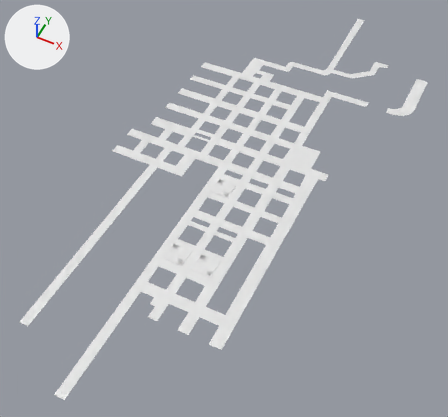
The FBX model Assets/FBX/meshes/road_m.fbx, before and after one commit.
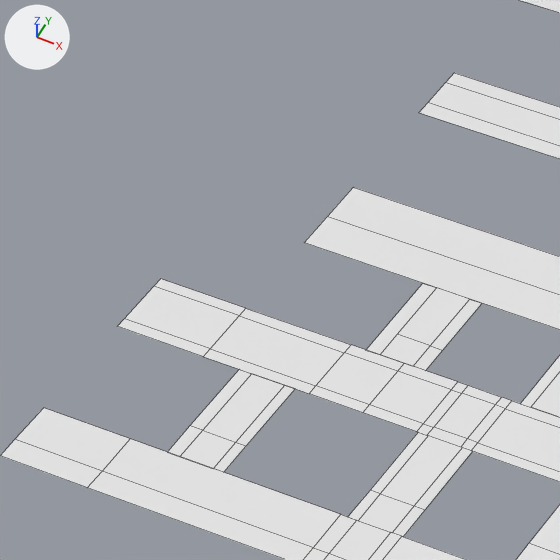
Each version is shown whole from a camera (50 mm lens) standing at (135.0, -354.0, 318.0) and looking at (-2.0, -80.0, -25.0), then close up on the part from 25% to 41% of the width and 22% to 39% of the height. The axes (+X, +Y, +Z) are drawn at upper left. The lights are the same throughout. The older version's two pictures come first. The close-ups show mesh edges as thin lines. Where no turn or scale is listed for an object, it has been applied to the vertices. Vertices at exactly the same position are counted once.

Objects in the first close-up: 'road_mesh_setup'.
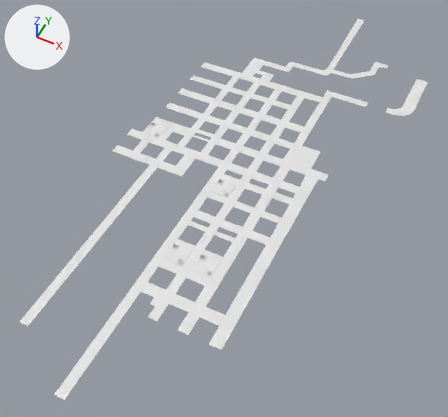
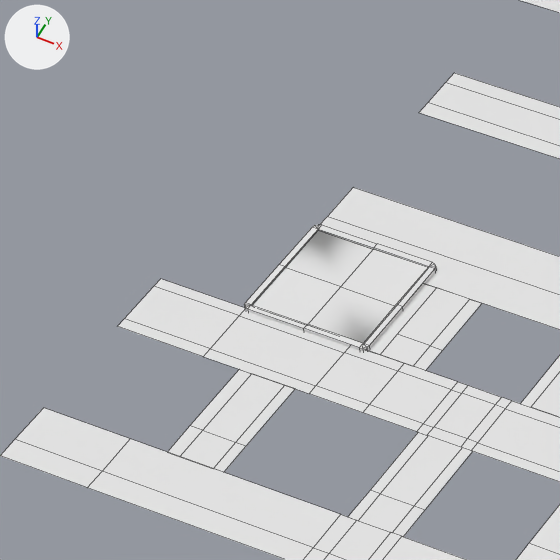
What differs and where, as boxes [x1, y1, x2, y2] in the close-ups (560 x 560 px):
part 1 of me_plane_139, added: after [244, 225, 436, 351]

Diff of the bpy script that builds the scene:
```diff
--- a/Assets/FBX/meshes/road_m.fbx.py
+++ b/Assets/FBX/meshes/road_m.fbx.py
@@ me_plane_139 @@
 # used by ob_road_mesh_setup; location = (0.25, 0.0, 0.0)
-me_plane_139.from_pydata(...)  # 2248 vertices, 1831 faces; spans x -93.0..97.0, y -262.0..171.0, z 0.0..1.0
+me_plane_139.from_pydata(...)  # 2309 vertices, 1883 faces; spans x -93.0..97.0, y -262.0..171.0, z 0.0..1.0
+# me_plane_139 part 1: the loose piece of 61 vertices spanning x -8.0..6.0, y -90.0..-76.0, z 0.0..1.0 is copied, and the copy is moved by (-75.0, 32.0, 0.0); it spans x -83.0..-69.0, y -58.0..-44.0, z 0.0..1.0
 me_plane_139.materials.append(mat_raod_tex)
```
